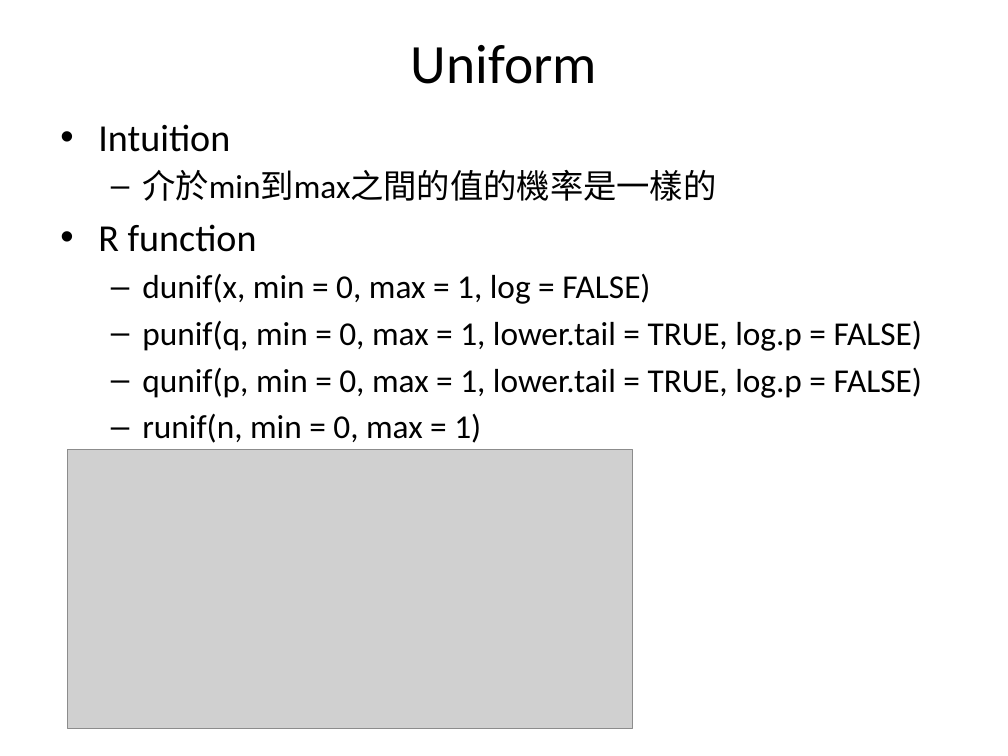
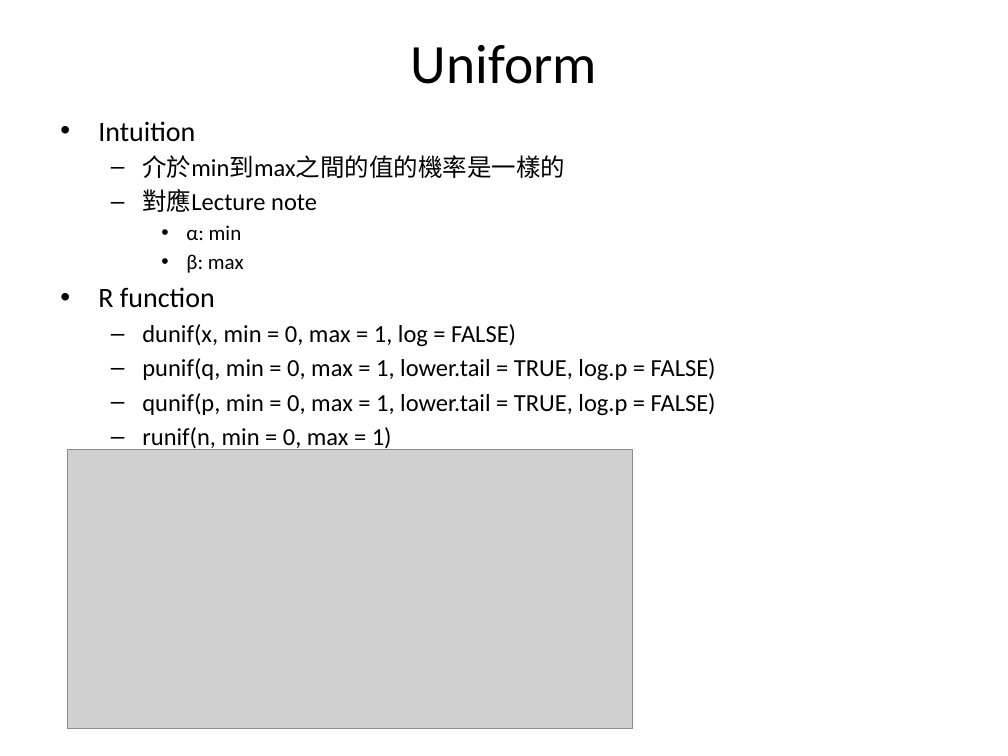
Before and after one commit to fuchingy/data_science, a slide deck: slide 16 of probability/doc/random_variable_distribution.pptx. Drawn at 1008x756 pixels with LibreOffice and Linux fonts; fonts in the diff are those of the drawing; grey boxes stand for pictures. Boxes give left, top, right and bottom in pixels: in the first picture for what was removed or moved away, otherwise in the second. Text is boxed around its words. In the diff, an @@ line names an element or a change of style, - is before the commit and + after.

```diff
--- a/probability/doc/random_variable_distribution.pptx
+++ b/probability/doc/random_variable_distribution.pptx
@@ text at (98,121,716,451): size 27.2 to 20 pt in "Intuition", "R function"; size 23.8 to 17.5 pt in "介於min到max之間的值的機率是一樣的", "dunif(x, min = 0, max = 1, ...", "punif(q, min = 0, max = 1, ...", "qunif(p, min = 0, max = 1, ..." and 1 more places; less space between paragraphs @@
@@ text at (142,189,317,273): paragraphs added @@
+  – 對應Lecture note
+    • α: min
+    • β: max
```
Also in this commit, not shown: 3 other slides changed, 1 other file.
